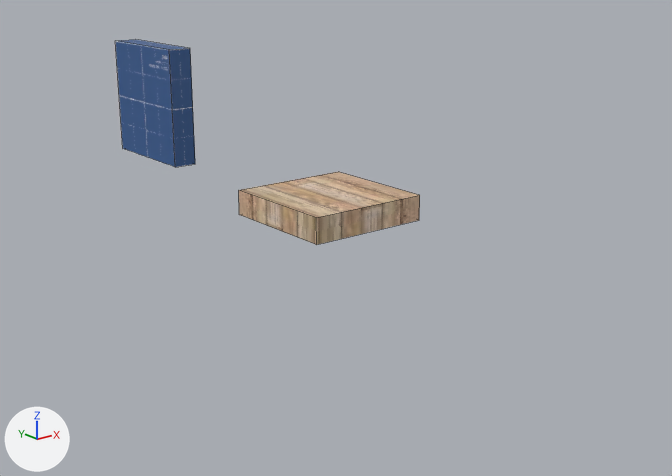
One commit to the Blender file game/assets/models/prototypes/Blender_PrototypesGridKit.blend: the scene before it, then after it.
Both versions are drawn from a camera (50 mm lens) standing at (-6.83, -5.01, 1.82) and looking at (-2.07, 0.94, -0.56). The axes (+X, +Y, +Z) are drawn at lower left. The lights are the same throughout. Mesh edges are drawn as thin lines.

Objects in the first picture: 'FloorGrid-col', 'WallGrid-col'.
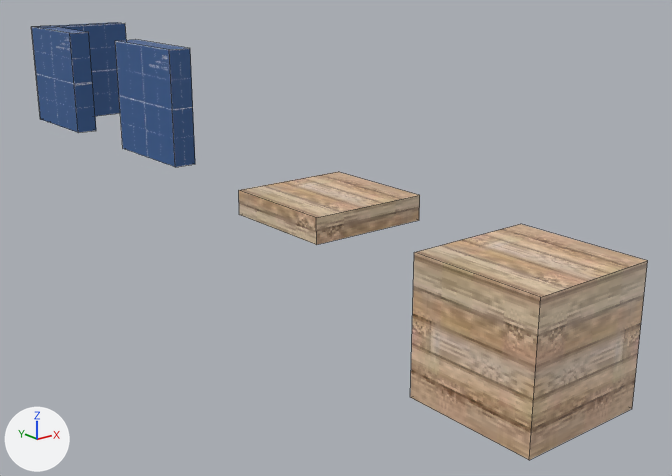
ob_wallgrid_col_001 is not drawn itself; it is used by a modifier of ob_wallgrid_col_002.

What the commit changed:
Picture 'floor_texture_gray.png.001' (img_floor_texture_gray_png_001) is new.
Picture 'wall_texture_blue.png.001' (img_wall_texture_blue_png_001) is new.
Picture 'wall_texture_blue.png.002' (img_wall_texture_blue_png_002) is new.
Material 'FloorGridMaterial.001' (mat_floorgridmaterial_001) is new.
Its texture is img_floor_texture_gray_png_001.
Material 'WallGridMaterial.001' (mat_wallgridmaterial_001) is new.
Its texture is img_wall_texture_blue_png_001.
Material 'WallGridMaterial.002' (mat_wallgridmaterial_002) is new.
Its texture is img_wall_texture_blue_png_002.
Mesh me_cube_005 is new.
It is a box spanning x -0.5..0.5, y -0.5..0.5, z -1.0..0.0.
It uses material mat_floorgridmaterial_001 (picture img_floor_texture_gray_png_001).
Mesh me_cube_003 is new.
It is a box spanning x -0.5..-0.3, y -0.5..0.5, z 0.0..1.0.
It uses material mat_wallgridmaterial_001 (picture img_wall_texture_blue_png_001).
Mesh me_cube_004 is new.
It is a box spanning x -0.5..-0.3, y -0.5..0.5, z 0.0..1.0.
It uses material mat_wallgridmaterial_002 (picture img_wall_texture_blue_png_002).
Object 'FloorGrid-col.001' (ob_floorgrid_col_001) is new; it shows me_cube_005.
Its location is (-2.5, -1.5, 0.0).
Object 'WallGrid-col.002' (ob_wallgrid_col_002) is new; it shows me_cube_004.
Its location is (-2.5, 4.5, 0.0).
Its rotation in degrees is (0, 0, -90).
It gains a BOOLEAN modifier named 'Boolean'.
Modifier setting: object = ob_wallgrid_col_001.
Modifier setting: operation = 'UNION'.
Object 'WallGrid-col.001' (ob_wallgrid_col_001) is new; it shows me_cube_003.
Its location is (-2.5, 4.5, 0.0).
It is now shown.

Location of each change, (x1, y1, x2, y2) in pixels of the pictures (672 x 476 px):
'FloorGrid-col.001', added (beige)
    after: (410, 224, 648, 460)
'WallGrid-col.002', added (blue)
    after: (31, 22, 127, 133)
